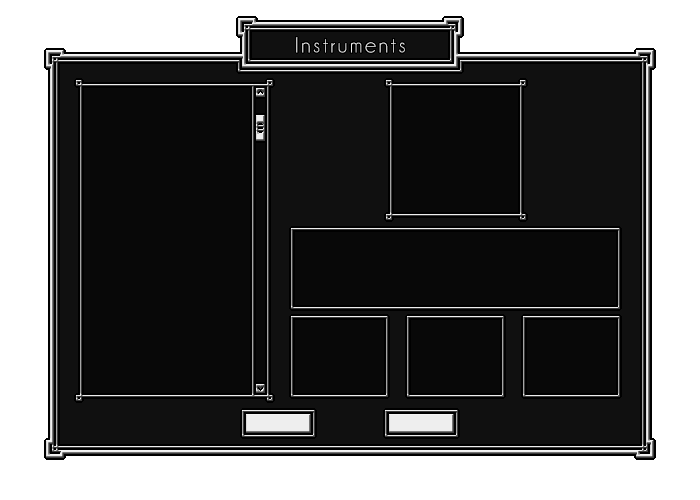
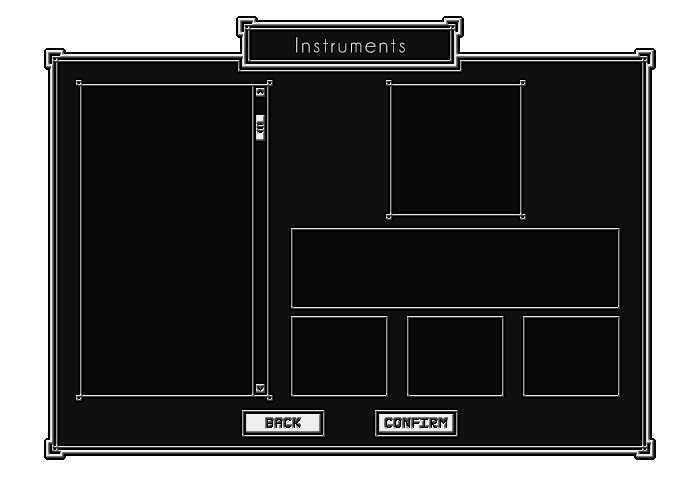
Two versions of the same layered image (700px x 500px). Layer-by-layer changes:
painted on "Buttons Alt", masked it over [265, 410, 448, 437]
